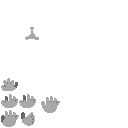
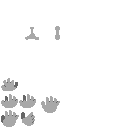
Revision of a layered 128 × 128 image; what changed, layer by layer:
added layer "Pasted Layer" above "Hand" over left=55, top=26, right=60, bottom=40
